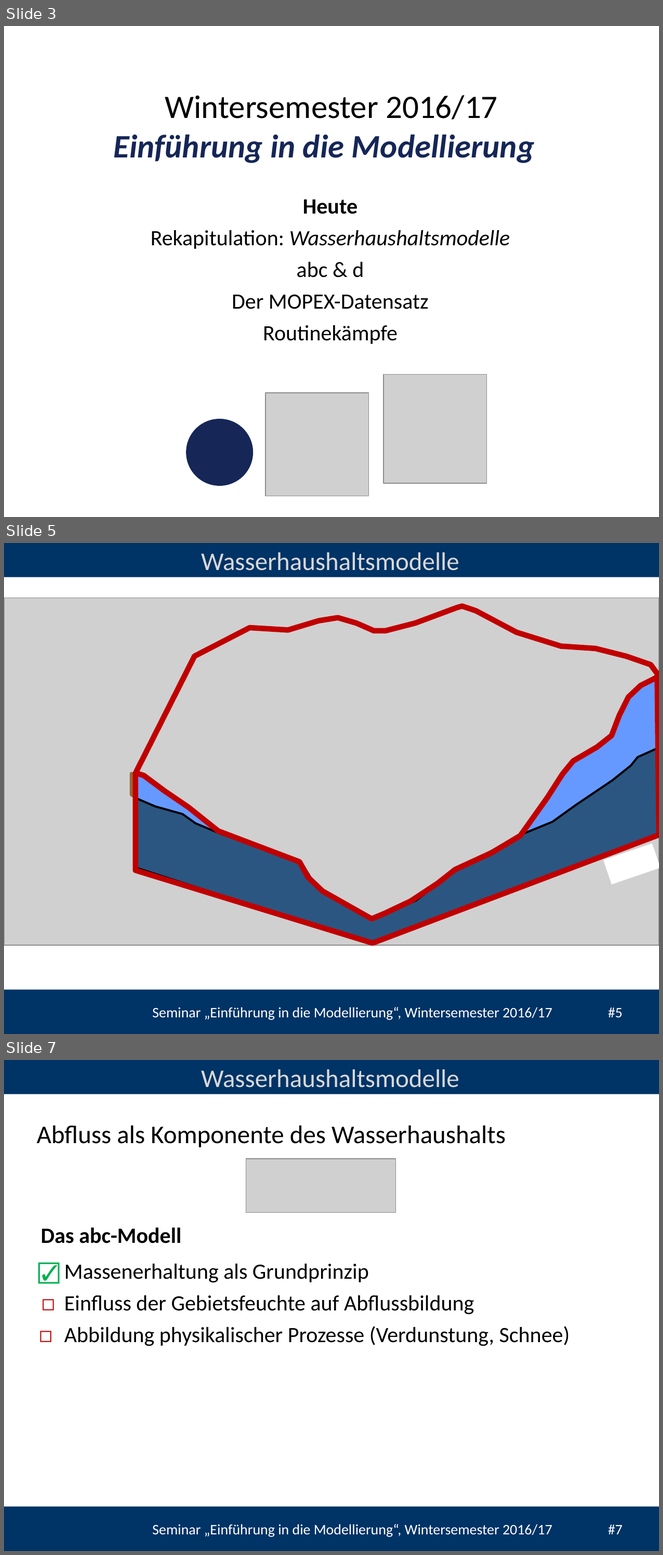
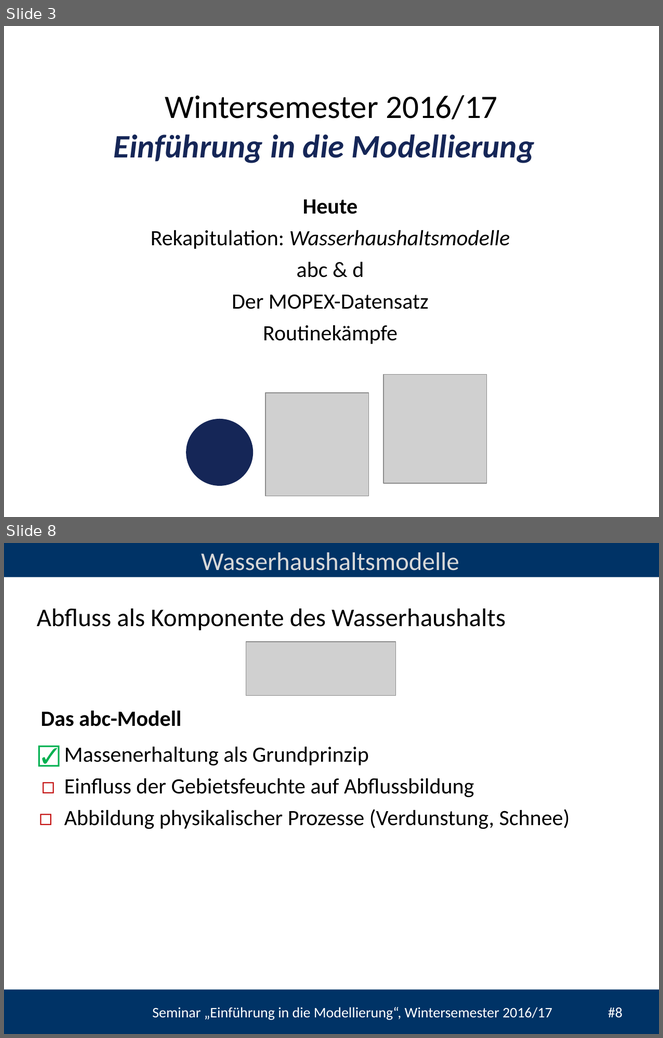
Before and after one commit to TillF/Einf_Modellierung, a slide deck: Termin_5/folien/UebungModellierung#5.pptx. Shown one above the other, each under a label of ours: slides 3, 5 and 7 before the commit, slides 3 and 8 after it; the slides between them are not shown. The pictures are 663x1555 and 663x1038 pixels, drawn with LibreOffice and Linux fonts; fonts in the diff are those of the drawing; grey boxes stand for pictures; background and template pictures are left out. Boxes give left, top, right and bottom in pixels: in the first picture for what was removed or moved away, otherwise in the second. Text is boxed around its words. In the diff, an @@ line names an element or a change of style, - is before the commit and + after.

```diff
--- a/Termin_5/folien/UebungModellierung#5.pptx
+++ b/Termin_5/folien/UebungModellierung#5.pptx
@@ slide 5 removed at [4, 543, 659, 1034], background #FFFFFF; not listed: 3 template elements that a slide beside it also shows @@
@@ text removed at [201, 552, 460, 571] @@
-Wasserhaushaltsmodelle
@@ picture removed at [4, 598, 659, 946] @@
@@ freeform shape removed at [136, 606, 659, 919] @@
@@ rectangle removed at [4, 639, 659, 990] @@
@@ freeform shape removed at [136, 675, 659, 943] @@
@@ freeform shape removed at [520, 677, 659, 835] @@
@@ freeform shape removed at [136, 748, 659, 944] @@
@@ freeform shape removed at [131, 774, 215, 833] @@
@@ freeform shape removed at [136, 774, 216, 833] @@
@@ rectangle removed at [604, 844, 659, 885] @@
@@ what was slide 7 is now slide 8 @@
@@ text at [152, 1007, 623, 1020]: text changed @@
-Seminar „Einführung in die Modellierung“, Wintersemester 2016/17 #7
+Seminar „Einführung in die Modellierung“, Wintersemester 2016/17 #8
```
Also in this commit, not shown: 4 slides changed, 2 slides added, 23 other files.
